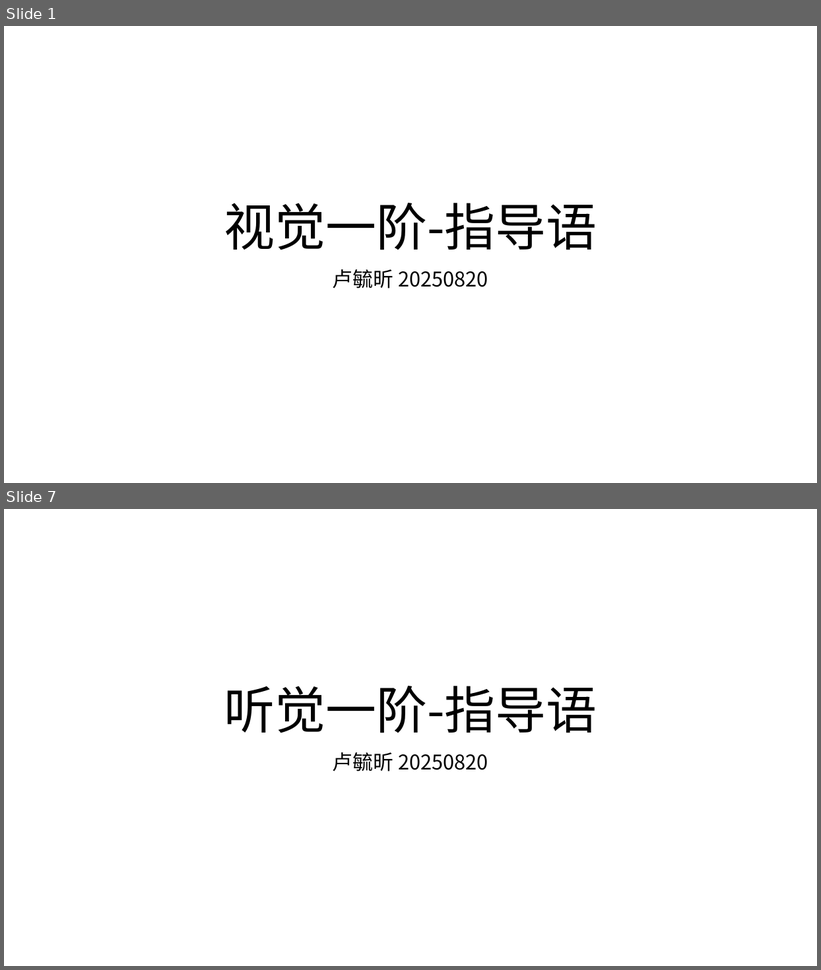
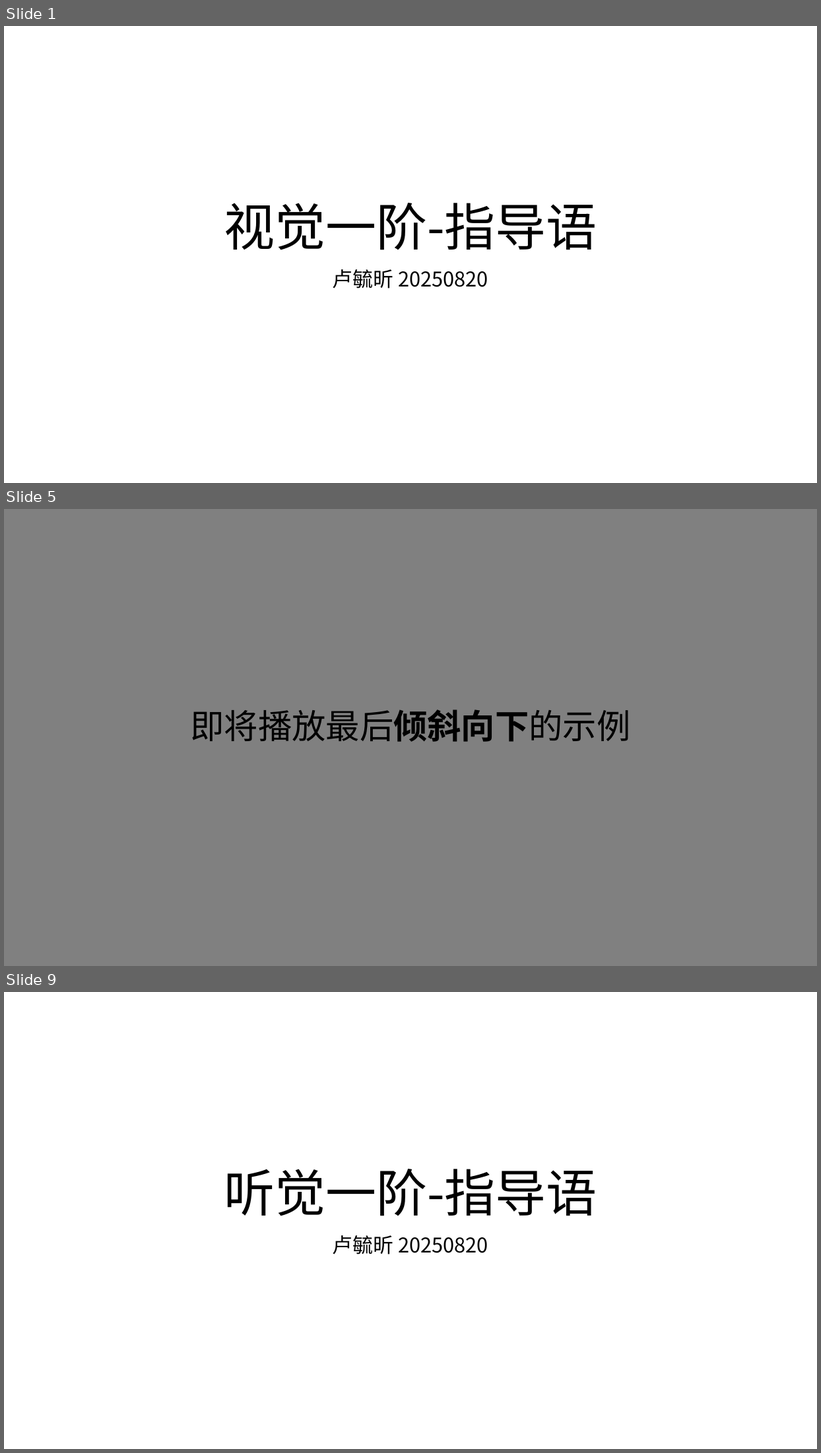
Before and after one commit to lyxose/RhythmicCue, a slide deck: Instructions/指导语.pptx. Shown one above the other, each under a label of ours: slides 1 and 7 before the commit, slides 1, 5 and 9 after it; the slides between them are not shown. The pictures are 821x970 and 821x1453 pixels, drawn with LibreOffice and Linux fonts; fonts in the diff are those of the drawing. Boxes give left, top, right and bottom in pixels: in the first picture for what was removed or moved away, otherwise in the second. Text is boxed around its words. In the diff, an @@ line names an element or a change of style, - is before the commit and + after.

```diff
--- a/Instructions/指导语.pptx
+++ b/Instructions/指导语.pptx
@@ slide 5 added at <box>4,509,817,966</box>, background #808080 @@
@@ text added at <box>191,710,631,742</box>, 40 pt, text #000000 @@
+即将播放最后倾斜向下的示例
@@ what was slide 7 is now slide 9 @@
```
Also in this commit, not shown: 10 slides changed, 8 other slides added, 28 other files.
